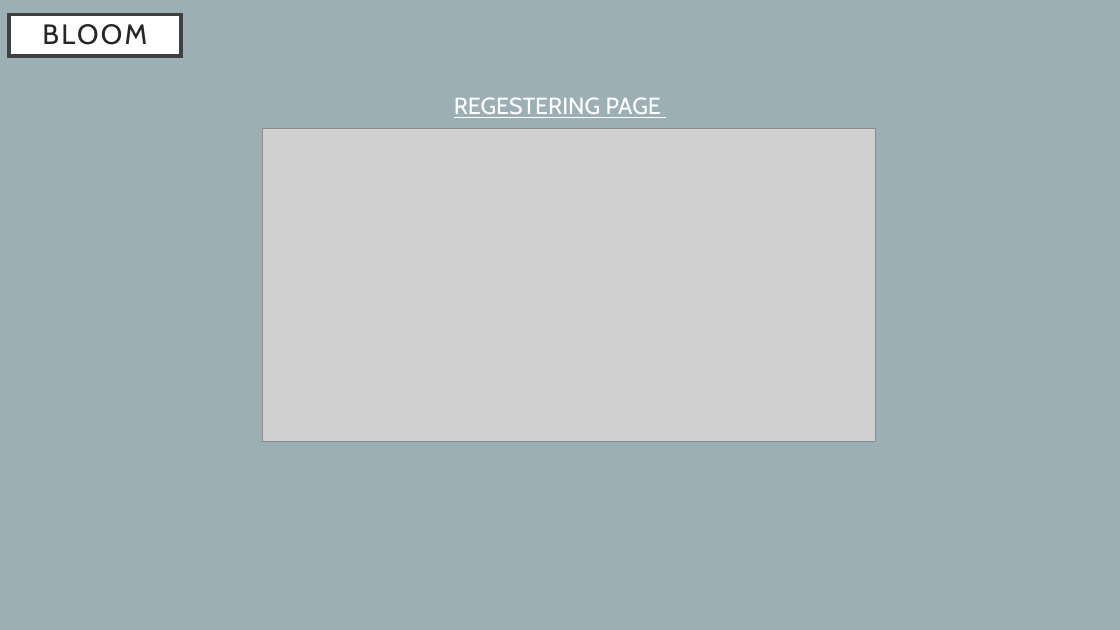
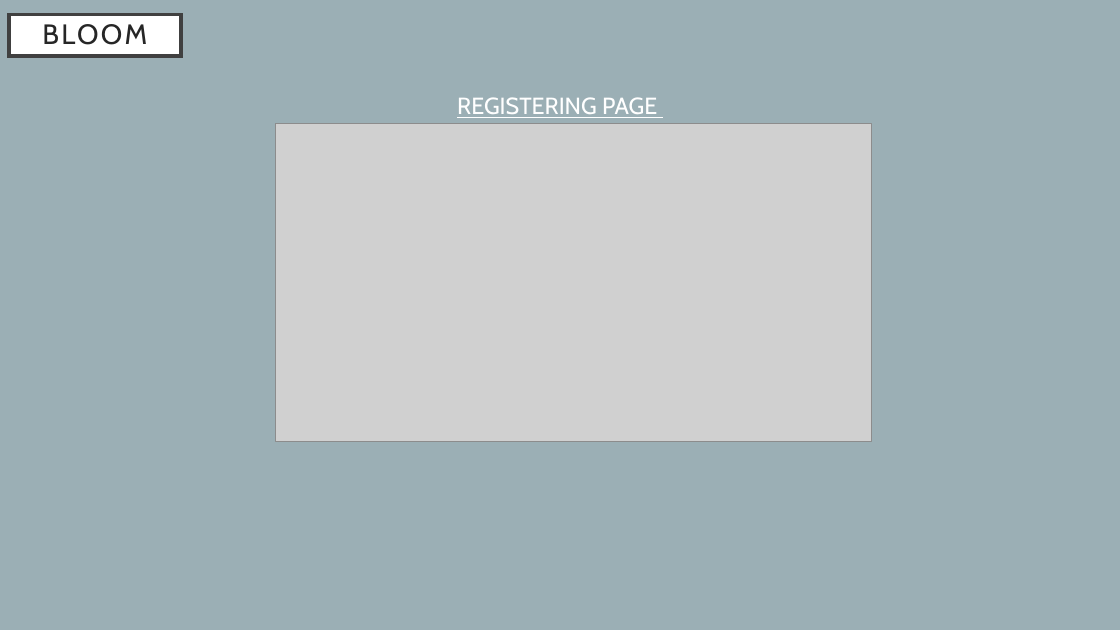
Before and after one commit to Surya-KN/Bloom_007, a slide deck: slide 6 of bloom 007.pptx. Drawn at 1120x630 pixels with LibreOffice and Linux fonts; fonts in the diff are those of the drawing; grey boxes stand for pictures. Boxes give left, top, right and bottom in pixels: in the first picture for what was removed or moved away, otherwise in the second. Text is boxed around its words. In the diff, an @@ line names an element or a change of style, - is before the commit and + after.

```diff
--- a/bloom 007.pptx
+++ b/bloom 007.pptx
@@ subtitle at (457, 97, 657, 118): text changed @@
-REGESTERING PAGE
+REGISTERING PAGE
@@ picture: place and size @@
-picture at (263, 129, 876, 441)
+picture at (276, 124, 872, 441)
```
